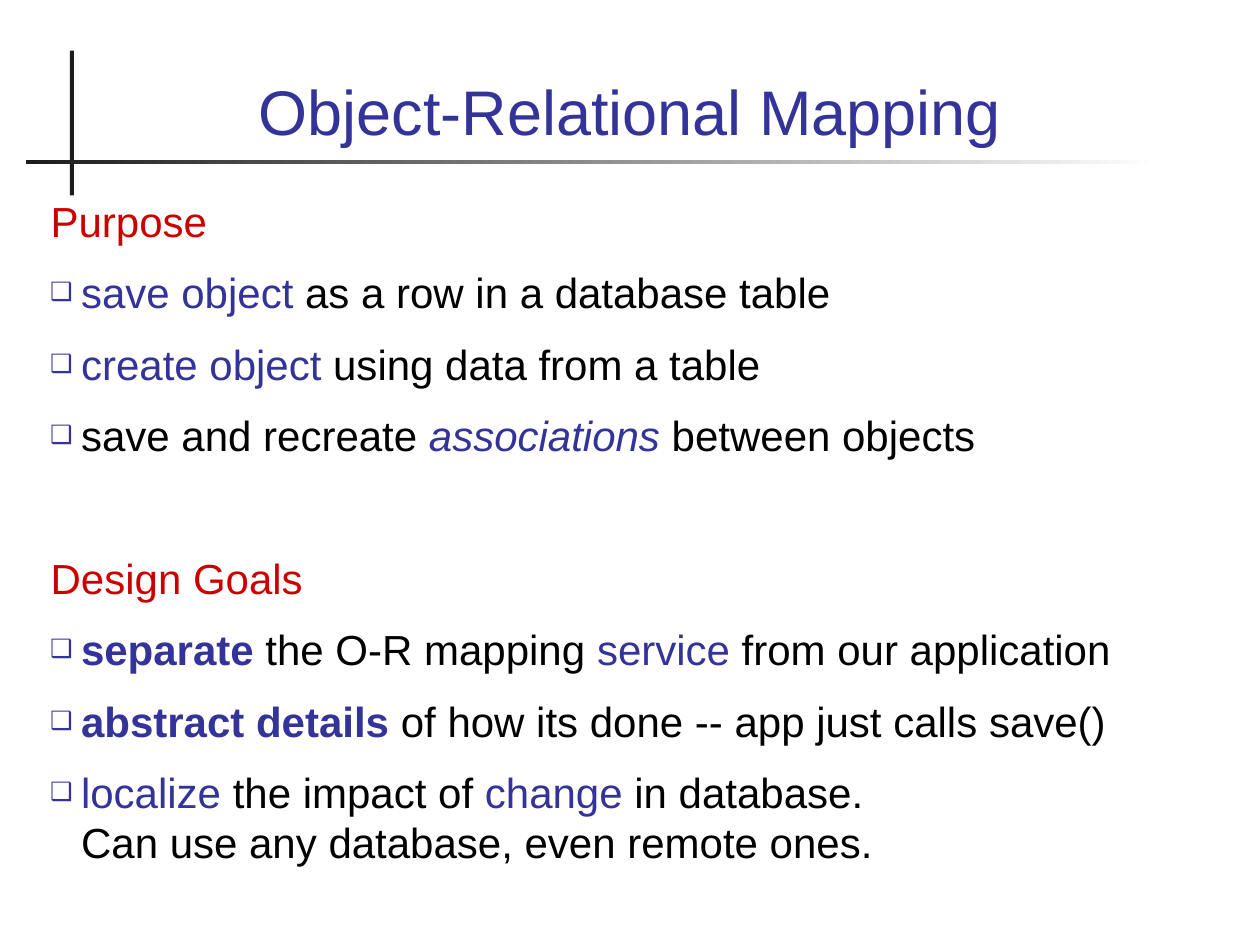
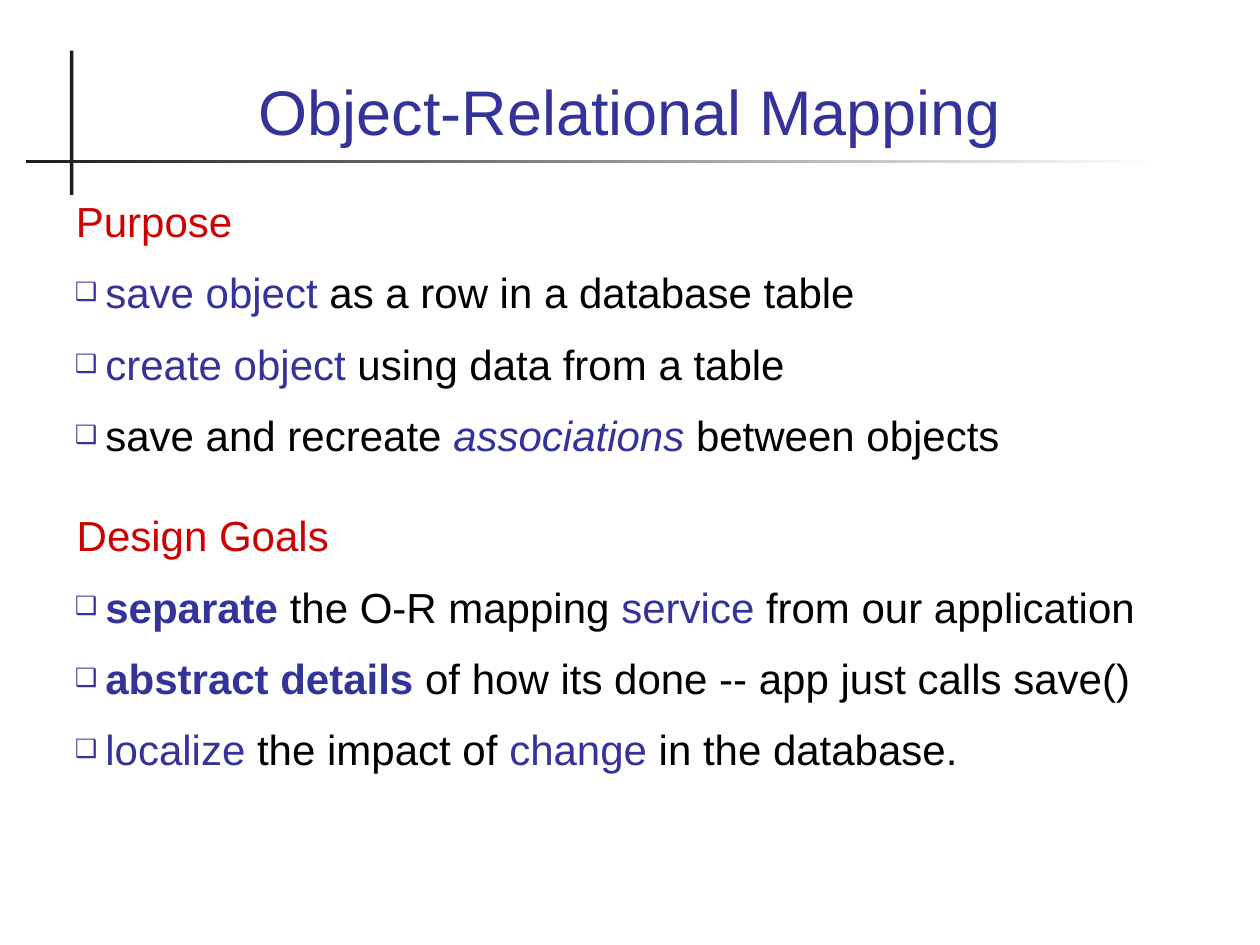
Before and after one commit to cpske/ISP, a slide deck: slide 4 of database/Persistence-and-ORM.ppt. Drawn at 1260x945 pixels with LibreOffice and Linux fonts; fonts in the diff are those of the drawing. Boxes give left, top, right and bottom in pixels: in the first picture for what was removed or moved away, otherwise in the second. Text is boxed around its words. In the diff, an @@ line names an element or a change of style, - is before the commit and + after.

Commit message:
add data types and queries to database slides

```diff
--- a/database/Persistence-and-ORM.ppt
+++ b/database/Persistence-and-ORM.ppt
@@ text "Purpose": place and size @@
-text "Purpose" at [51,208,1111,867]
+text "Purpose" at [76,208,1135,774]
@@ text at [77,520,329,560]: indent changed; more space between paragraphs @@
@@ text at [105,734,957,774]: text changed @@
-❑ localize the impact of change in database.
-  Can use any database, even remote ones.
+❑ localize the impact of change in the database.
```
Also in this commit, not shown: 14 other slides changed, 3 slides added, 1 slide removed, 3 other files.
